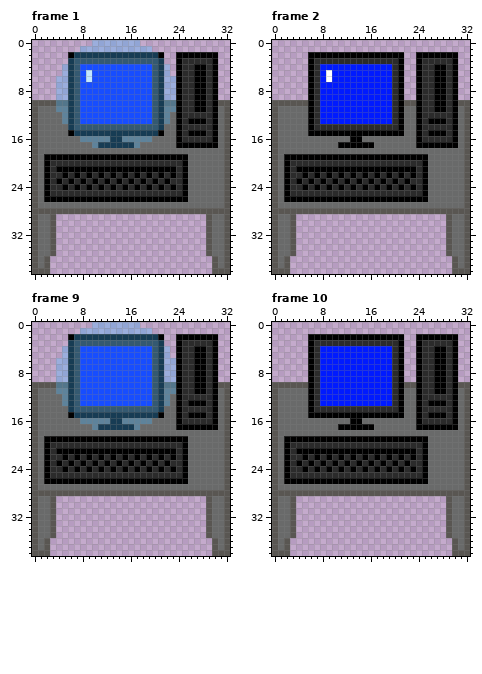
File history of a pixel-art file, assets/deskWithPrinter.ase. Above: the version before the commit.
33x39 pixels, 62 frames. Shown: frame 1, frame 2, frame 9, frame 10. The commit also changed other frames, which this record leaves out.
And afterwards:
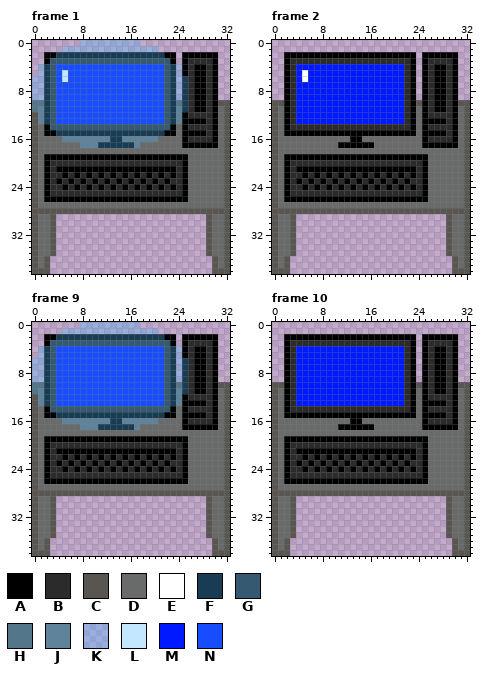
Palette (. is transparent): A #000000  B #2b2b2b  C #595652  D #696a6a  E #ffffff  F #173c54  G #345971  H #53768b  J #5e839b  K #47b6ff54  L #c2e7ff  M #001aff  N #174dff
Difference:
Changed rows in their new state; - is an unchanged pixel.
Frame 1:
first column x 0:
 0 --------KK----------------
 1 -----KKK------------K-----
 2 --AAFFF--------------FAA.-
 3 --AGGGG--------------GGA.A
 4 -KFGNNNN------------NNGFKA
 5 -KFGNLNN-N----------NNGFKA
 6 KKFGNLNN-N----------NNGFKF
 7 KKFGNNNN------------NNGFKF
 8 KKFGNNNN------------NNGFKF
 9 KKFGNNNN------------NNGFKF
10 HHFGNNNN------------NNGFHF
11 HJFGNNNN------------NNGFJF
12 -JFGNNNN------------NNGFJA
13 -JFGNNNN------------NNGFJA
14 --AGGGG--------------GGADA
15 --AAFFF--------------FAADA
16 -----JJJ------------J---DA
17 --------JJ--------------D-
Frame 2, layers "cursor", "monitor", "desktop":
first column x 2:
 2 AAAA----------------AA.-
 3 ABBBB--------------BBA.A
 4 ABMMMM------------MMBA.A
 5 ABMEMM-M----------MMBA.A
 6 ABMEMM-M----------MMBA.A
 7 ABMMMM------------MMBA.A
 8 ABMMMM------------MMBA.A
 9 ABMMMM------------MMBA.A
10 ABMMMM------------MMBACA
11 ABMMMM------------MMBADA
12 ABMMMM------------MMBADA
13 ABMMMM------------MMBADA
14 ABBBB--------------BBADA
15 AAAA----------------AADA
16 ----------------------DA
17 ----------------------D-
Frame 9, layers "flicker", "monitor", "desktop":
first column x 0:
 0 --------KK----------------
 1 -----KKK------------K-----
 2 --AAFFF--------------FAA.-
 3 --AGGGG--------------GGA.A
 4 -KFGNNNN------------NNGFKA
 5 -KFGNNNN------------NNGFKA
 6 KKFGNNNN------------NNGFKF
 7 KKFGNNNN------------NNGFKF
 8 KKFGNNNN------------NNGFKF
 9 KKFGNNNN------------NNGFKF
10 HHFGNNNN------------NNGFHF
11 HJFGNNNN------------NNGFJF
12 -JFGNNNN------------NNGFJA
13 -JFGNNNN------------NNGFJA
14 --AGGGG--------------GGADA
15 --AAFFF--------------FAADA
16 -----JJJ------------J---DA
17 --------JJ--------------D-
Frame 10, layers "monitor", "desktop":
first column x 2:
 2 AAAA----------------AA.-
 3 ABBBB--------------BBA.A
 4 ABMMMM------------MMBA.A
 5 ABMMMM------------MMBA.A
 6 ABMMMM------------MMBA.A
 7 ABMMMM------------MMBA.A
 8 ABMMMM------------MMBA.A
 9 ABMMMM------------MMBA.A
10 ABMMMM------------MMBACA
11 ABMMMM------------MMBADA
12 ABMMMM------------MMBADA
13 ABMMMM------------MMBADA
14 ABBBB--------------BBADA
15 AAAA----------------AADA
16 ----------------------DA
17 ----------------------D-
Boxes around the changes in both pictures, in picture pixels (x1, y1, x2, y2):
changed: (32, 40, 92, 148)
changed: (152, 46, 188, 148)
changed: (284, 52, 332, 136)
changed: (392, 52, 428, 148)
changed: (32, 322, 92, 430)
changed: (152, 328, 188, 430)
changed: (284, 334, 320, 418)
changed: (392, 334, 428, 430)
